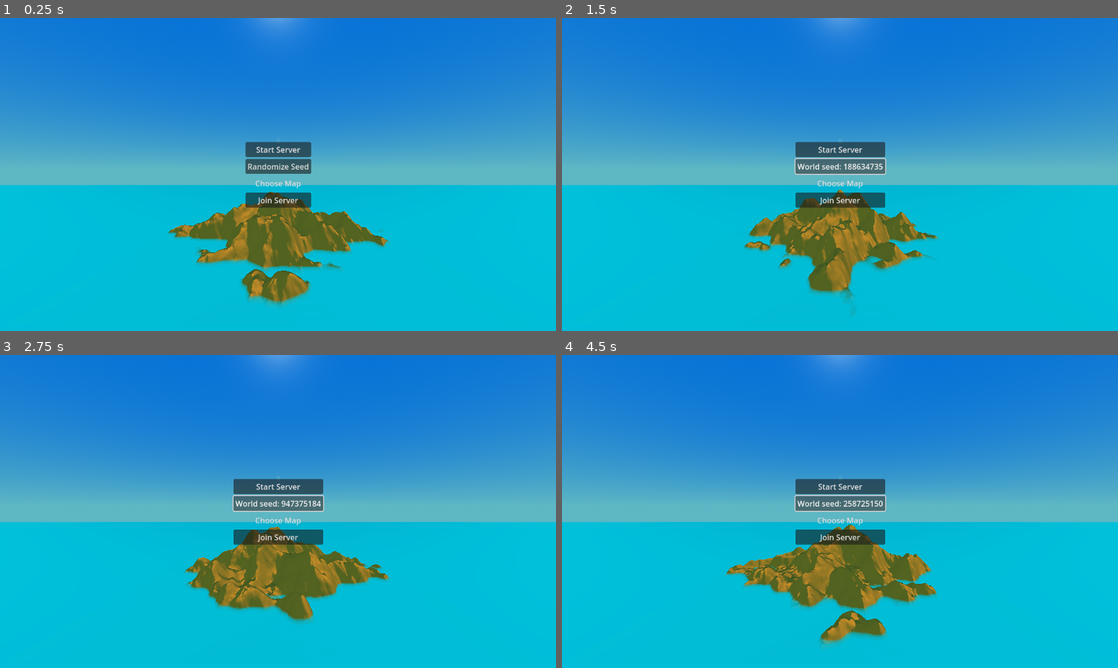
Above: before the commit, frames 1-4 (two rows, left to right).
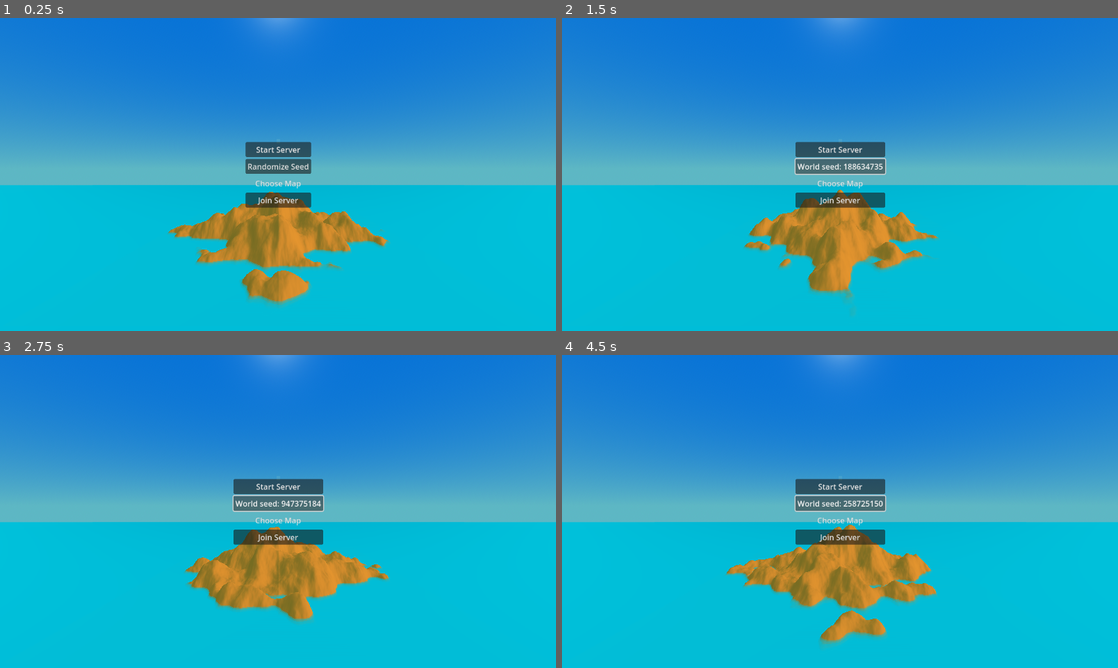
Above: after the commit, the same moments.

Repository: DnumdeYevoc/Plane-Game
Game: Godot game, scene res://Scenes/game.tscn
Two runs of this game, one before a commit and one after it. Both use one fixed random seed, a clock stepped at 60 frames per second and the inputs below.
Inputs:
- Up to frame 1 (0.25 s): no input
- Up to frame 2 (1.5 s): click "Randomize Seed" at 0.5 s; click "World seed: 259397377" at 1.25 s
- Up to frame 3 (2.75 s): click "World seed: 188634735" at 2 s
- Up to frame 4 (4.5 s): click "World seed: 947375184" at 2.75 s; click "World seed: 209346769" at 3.5 s; click "World seed: 136586594" at 4.25 s

The runs differ from the first frame. In frame 1, 5.3% of the frame differs, in the area x 30-70%, y 55-92%; in frame 2, 4.8%; in frame 3, 5.0%; in frame 4, 5.6%, in the area x 29-68%, y 54-93%.

Commit message:
fixed mesh normals

Diff:
--- a/finalproject/Multiplayer/Scripts/network_handler.gd
+++ b/finalproject/Multiplayer/Scripts/network_handler.gd
@@ -21,9 +21,9 @@
 var connection : ENetConnection
 var is_server : bool = false
 
-var cur_ip := "192.168.2.249" #home wifi
-#"172.16.1.243" #school wifi
-#
+var cur_ip := "172.16.1.224"
+#"172.16.1.244" #school wifi
+#"192.168.2.249" #home wifi
 
 func _process(delta: float) -> void:
 	if connection == null: return
--- a/finalproject/Resources/Maps/2_volcano.tres
+++ b/finalproject/Resources/Maps/2_volcano.tres
@@ -40,9 +40,9 @@
 noise = SubResource("FastNoiseLite_s13g3")
 material = SubResource("ShaderMaterial_l273t")
 size = Vector2i(2000, 2000)
-height_of_details = 125
-mountain_height = 400
-steepness = 1.0
+height_of_details = 100
+mountain_height = 350
+steepness = 0.8
 water_color = Color(0.509804, 0.0235294, 0, 0.584314)
 sun_strength = 0.3
 sun_color = Color(0.597671, 0.597894, 0.544835, 1)
--- a/finalproject/Scripts/world.gd
+++ b/finalproject/Scripts/world.gd
@@ -89,7 +89,7 @@
 
 	var plane_arrays := plane.get_mesh_arrays()
 	var vertex_array : PackedVector3Array= plane_arrays[ArrayMesh.ARRAY_VERTEX]
-	var normal_array : PackedVector3Array= plane_arrays[ArrayMesh.ARRAY_NORMAL]
+
 	var tangent_array : PackedFloat32Array= plane_arrays[ArrayMesh.ARRAY_TANGENT]
 	for i:int in vertex_array.size():
 		var vertex = vertex_array[i]
@@ -102,7 +102,7 @@
 			vertex.y -= steepness*abs( global_pos.x)-mountain_height
 			vertex.y -= steepness*abs( global_pos.y)-mountain_height
 
-			normal = get_normal(global_pos.x ,global_pos.y)
+
 			tangent = normal.cross(Vector3.UP)
 
 			if vertex.y <= 0:
@@ -111,13 +111,25 @@
 				tangent = Vector3.RIGHT
 
 		vertex_array[i]= vertex
-		normal_array[i] = normal
+
 		tangent_array[4*i]= tangent.x
 		tangent_array[4*i+1]= tangent.y
 		tangent_array[4*i+2]= tangent.z
 	array_mesh.add_surface_from_arrays(Mesh.PRIMITIVE_TRIANGLES, plane_arrays)
+
+	var mdt = MeshDataTool.new()
+	mdt.create_from_surface(array_mesh,0)
+	for face_ind in range(mdt.get_face_count()):
+		var normal = mdt.get_face_normal(face_ind)
+		for vertex_ind in range(3):
+			var vertex_id = mdt.get_face_vertex(face_ind, vertex_ind)
+			mdt.set_vertex_normal(vertex_id, normal)
+	array_mesh.clear_surfaces()
+	mdt.commit_to_surface(array_mesh)
+
 	mesh.mesh = array_mesh
 	mesh.mesh.surface_set_material(0, material)
+
 	var chunk_size = 100
 	var chunk_amount = size/chunk_size
 	for x in chunk_amount.x:
@@ -134,14 +146,7 @@
 			collision_chunk_manager.add_child(chunk)
 	#MAKE THIS CHUNK BASED
 
-func get_normal(x: float, y:float) -> Vector3:
-		var epsilon = size.x / resolution
-		var normal := Vector3(
-			(noise.get_noise_2d(x+epsilon, y) * height- noise.get_noise_2d(x-epsilon, y) * height)/ (2*epsilon),
-			1,
-			(noise.get_noise_2d(x, y+epsilon) * height - noise.get_noise_2d(x, y-epsilon) * height) / (2*epsilon),
-		)
-		return normal.normalized()
+
 
 func change_seed(seed) -> void:
 	noise.seed = seed
